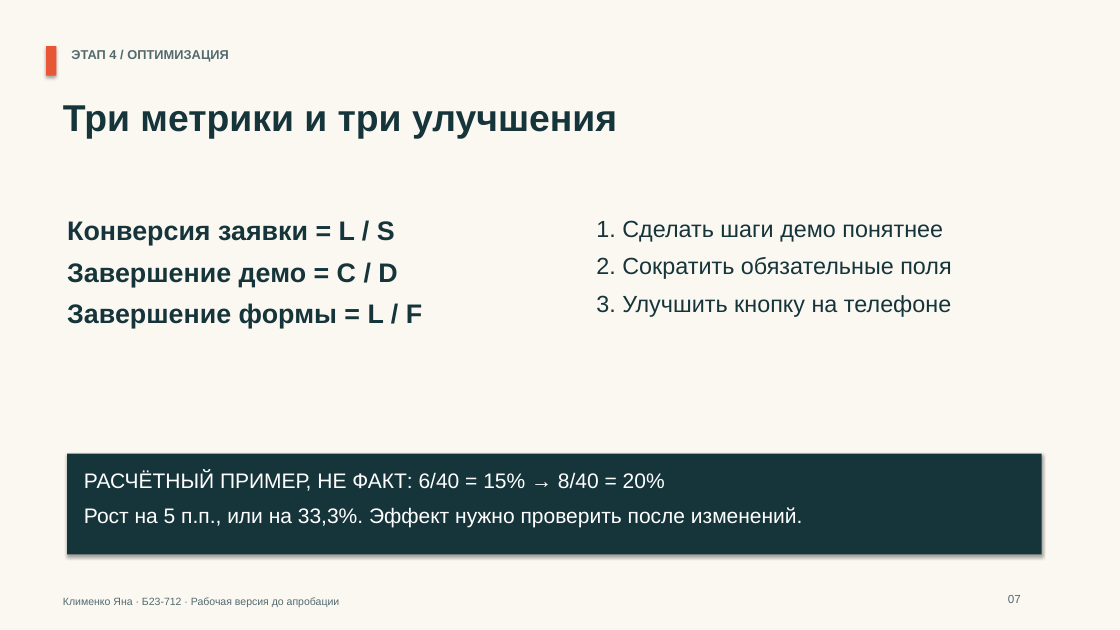
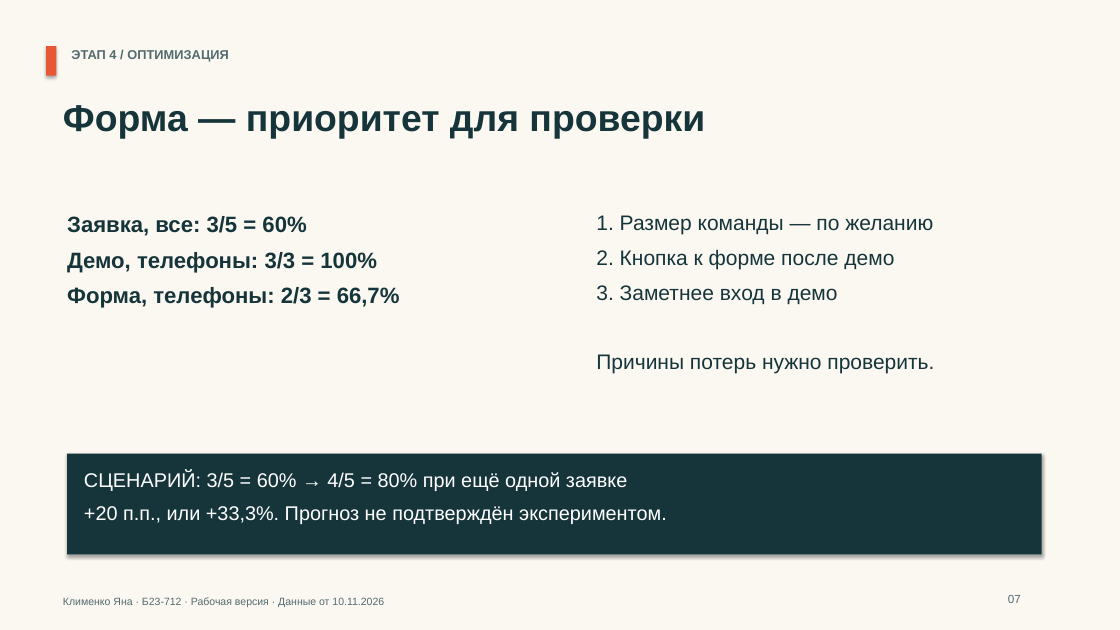
Before and after one commit to indolentmenace/hubspot-lab3, a slide deck: slide 7 of materials/LR3_HubSpot_presentation.pptx. Drawn at 1120x630 pixels with LibreOffice and Linux fonts; fonts in the diff are those of the drawing. Boxes give left, top, right and bottom in pixels: in the first picture for what was removed or moved away, otherwise in the second. Text is boxed around its words. In the diff, an @@ line names an element or a change of style, - is before the commit and + after.

```diff
--- a/materials/LR3_HubSpot_presentation.pptx
+++ b/materials/LR3_HubSpot_presentation.pptx
@@ text at (x1=63, y1=105, x2=705, y2=139): text changed @@
-Три метрики и три улучшения
+Форма — приоритет для проверки
@@ text at (x1=67, y1=216, x2=400, y2=308): text changed; size 23 to 19 pt @@
-Конверсия заявки = L / S
-Завершение демо = C / D
-Завершение формы = L / F
+Заявка, все: 3/5 = 60%
+Демо, телефоны: 3/3 = 100%
+Форма, телефоны: 2/3 = 66,7%
@@ text at (x1=596, y1=215, x2=934, y2=373): text changed; size 20 to 18 pt @@
-1. Сделать шаги демо понятнее
-2. Сократить обязательные поля
-3. Улучшить кнопку на телефоне
+1. Размер команды — по желанию
+2. Кнопка к форме после демо
+3. Заметнее вход в демо
+Причины потерь нужно проверить.
@@ text at (x1=84, y1=472, x2=667, y2=524): text changed; size 18 to 17 pt @@
-РАСЧЁТНЫЙ ПРИМЕР, НЕ ФАКТ: 6/40 = 15% → 8/40 = 20%
-Рост на 5 п.п., или на 33,3%. Эффект нужно проверить после изменений.
+СЦЕНАРИЙ: 3/5 = 60% → 4/5 = 80% при ещё одной заявке
++20 п.п., или +33,3%. Прогноз не подтверждён экспериментом.
@@ text at (x1=63, y1=597, x2=384, y2=607): text changed @@
-Клименко Яна · Б23-712 · Рабочая версия до апробации
+Клименко Яна · Б23-712 · Рабочая версия · Данные от 10.11.2026
```
Also in this commit, not shown: 5 other slides changed, 1 slide added, 1 slide removed, 5 other files.
